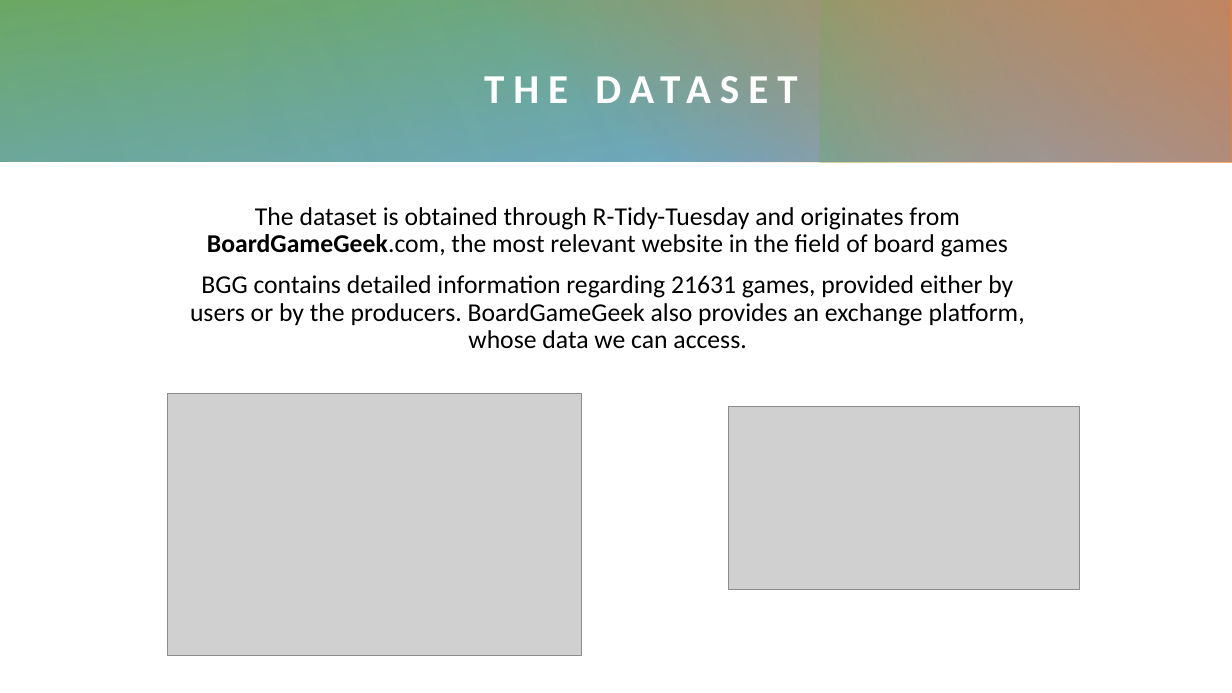
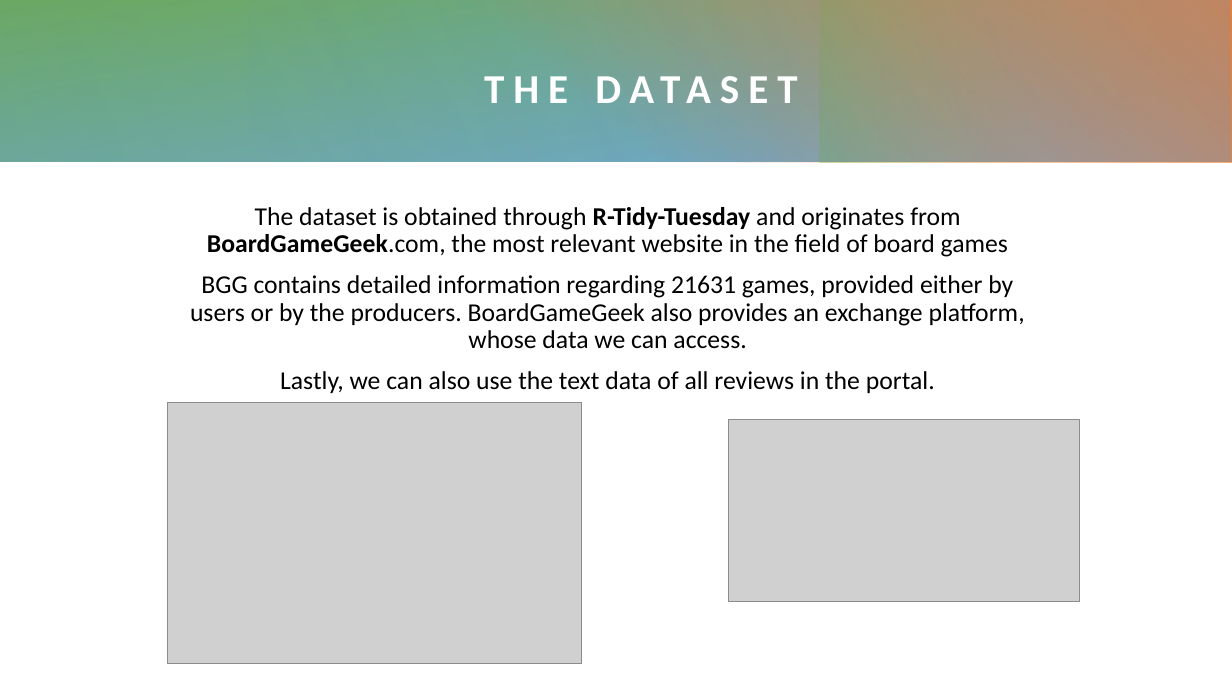
Before and after one commit to fraromeo/NPS, a slide deck: slide 2 of WIP non parametric statistics.pptx (slide 5 before the commit). Drawn at 1232x693 pixels with LibreOffice and Linux fonts; fonts in the diff are those of the drawing; grey boxes stand for pictures. Boxes give left, top, right and bottom in pixels: in the first picture for what was removed or moved away, otherwise in the second. Text is boxed around its words. In the diff, an @@ line names an element or a change of style, - is before the commit and + after.

```diff
--- a/WIP non parametric statistics.pptx
+++ b/WIP non parametric statistics.pptx
@@ text at (x1=207, y1=207, x2=1008, y2=257): bold on in "R-Tidy-Tuesday" @@
@@ text at (x1=280, y1=371, x2=935, y2=393): paragraph added @@
+Lastly, we can also use the text data of all reviews in the portal.
@@ picture moved from (x1=167, y1=394, x2=582, y2=655) to (x1=167, y1=403, x2=582, y2=665) @@
@@ picture moved from (x1=728, y1=407, x2=1080, y2=589) to (x1=728, y1=420, x2=1080, y2=602) @@
```
Also in this commit, not shown: 3 other slides changed, 1 slide added, 6 slides removed.
